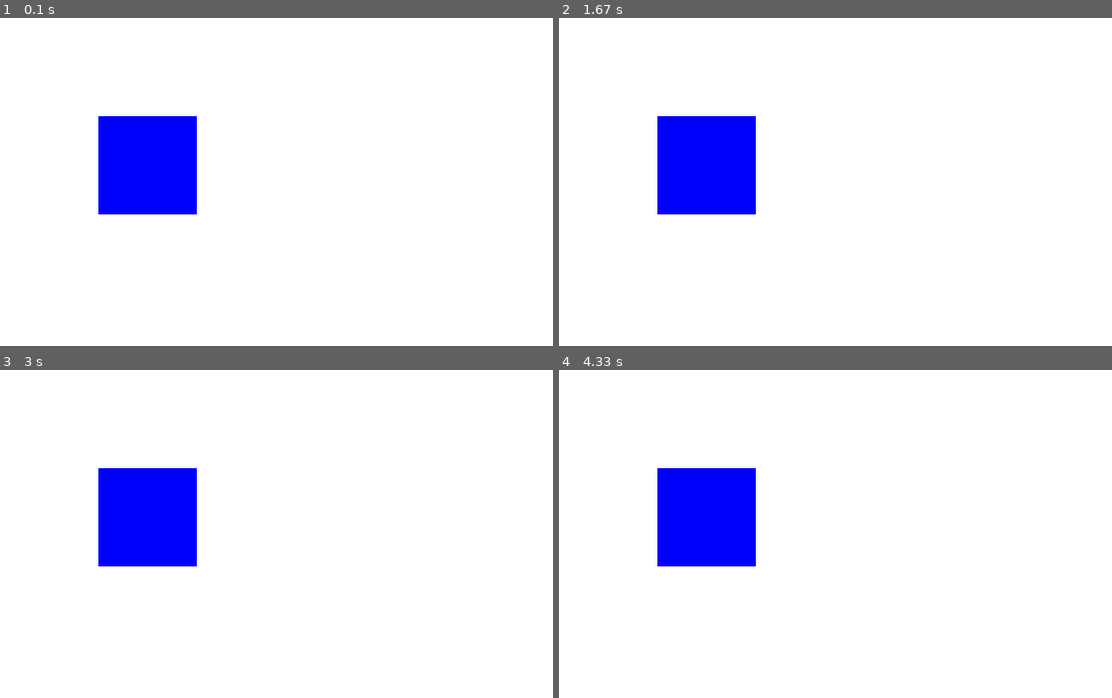
Above: before the commit, frames 1-4 (two rows, left to right).
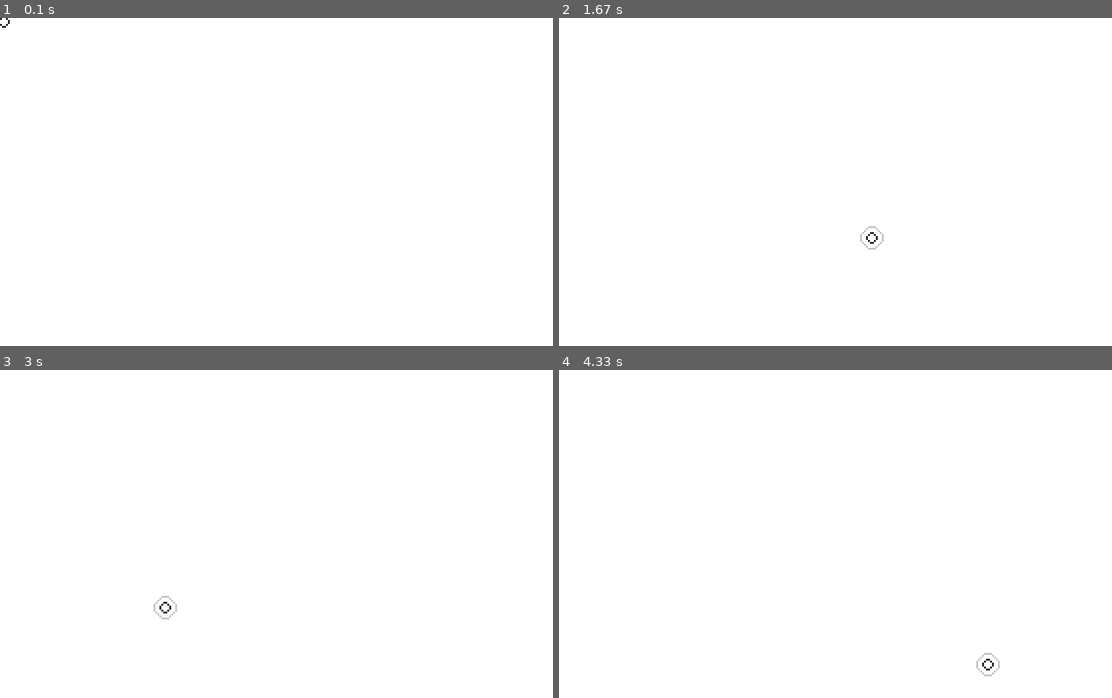
Above: after the commit, the same moments.

Repository: nftrueb/pygame-toolshed
Game: pygame game, started from template.py
Same seed, same stepped clock (60 frames per second), same inputs: the game is played once before the commit and once after it.
Inputs (mouse positions are in pixels of both pictures, inside the frame that each line leads up to):
- Up to frame 1 (0.1 s): no input
- Up to frame 2 (1.67 s): press the mouse at (724, 198) at 0.37 s; move the mouse to (829, 234) at 0.47 s; release the mouse at (935, 273) at 0.6 s; click (675, 277) at 0.72 s; click (885, 77) at 1.05 s; click (874, 237) at 1.38 s
- Up to frame 3 (3 s): click (215, 432) at 1.72 s; click (508, 537) at 2.05 s; click (536, 616) at 2.38 s; click (165, 609) at 2.72 s
- Up to frame 4 (4.33 s): click (780, 648) at 3.05 s; click (1001, 501) at 3.38 s; click (1095, 540) at 3.72 s; click (990, 665) at 4.05 s

The runs differ from the first frame. In frame 1, 5.3% of the frame differs, in the area x 0-36%, y 0-60%; in frame 2, 5.4%, in the area x 17-59%, y 29-71%; in frame 3, 5.4%; in frame 4, 5.4%.

Commit message:
Updated custom mouse class and template

Diff:
--- a/mouse-demo.py
+++ /dev/null
@@ -1,66 +0,0 @@
-import asyncio
-
-import pygame as pg
-
-from toolshed import get_logger
-from toolshed.window import PygameContext
-from toolshed.particles import ParticleManager
-from toolshed.mouse import Mouse
-
-WIDTH, HEIGHT = 320, 180
-
-logger = get_logger()
-
-def custom_handler(mouse: Mouse):
-    mouse.trail_particles = not mouse.trail_particles
-
-class App:
-    def __init__(self):
-        self.pc = PygameContext((WIDTH, HEIGHT), 'Mouse Demo')
-        self.pm = ParticleManager()
-        self.running = True
-
-        self.mouse = Mouse(color=(200,200,200), rad=3, weight=1, click_particles=True, mouse_pressed_event_handler=custom_handler)
-
-    async def run(self):
-        try:
-            while self.running:
-                self.handle_event()
-                self.draw()
-                self.update()
-                await asyncio.sleep(0)
-        except KeyboardInterrupt:
-            logger.info('KeyboardInterrupt recorded... exiting now')
-        except Exception as ex:
-            logger.error(f'Error encounted in main game loop', ex)
-
-        pg.quit()
-        print('Successfully exited program ...')
-
-    def draw(self):
-        mx, my = self.pc.get_event_context().mouse_pos
-        self.pc.frame.fill((255,255,255))
-        self.pm.draw(self.pc.frame)
-        self.mouse.draw(self.pc.frame)
-        self.pc.finish_drawing_frame()
-
-    def update(self):
-        self.mouse.update(self.pc)
-        self.pm.update()
-
-    def handle_event(self):
-        mx, my = self.pc.get_event_context().mouse_pos
-        for event in pg.event.get():
-            self.mouse.handle_event(event, self.pm)
-            if event.type == pg.QUIT:
-                self.running = False
-
-            elif event.type == pg.KEYUP:
-                if event.key == pg.K_ESCAPE:
-                    self.running = False
-
-            elif event.type == pg.MOUSEBUTTONUP:
-                logger.debug(f'Mouse clicked at ({mx:.{2}f}, {my:.{2}f})')
-
-if __name__ == '__main__':
-    asyncio.run(App().run())
--- a/template.py
+++ b/template.py
@@ -4,6 +4,8 @@
 
 from toolshed import get_logger
 from toolshed.window import PygameContext
+from toolshed.particles import ParticleManager
+from toolshed.mouse import Mouse, toggle_mouse_trail
 
 WIDTH, HEIGHT = 320, 180
 
@@ -11,14 +13,26 @@
 
 class App:
     def __init__(self):
-        self.pc = PygameContext((WIDTH, HEIGHT), 'Pygbag Template')
+        self.pc = PygameContext((WIDTH, HEIGHT), 'Template - Change this Title')
+        self.pm = ParticleManager()
         self.running = True
+
+        self.mouse = Mouse(
+            rad=3,
+            outline_color=(50,50,50),
+            fill_color=(200,200,200),
+            particles_color=(200,200,200),
+            click_particles=True,
+            mouse_pressed_event_handler=toggle_mouse_trail
+        )
+        self.mouse.init()
 
     async def run(self):
         try:
             while self.running:
                 self.handle_event()
                 self.draw()
+                self.update()
                 await asyncio.sleep(0)
         except KeyboardInterrupt:
             logger.info('KeyboardInterrupt recorded... exiting now')
@@ -30,12 +44,18 @@
 
     def draw(self):
         self.pc.frame.fill((255,255,255))
-        pg.draw.rect(self.pc.frame, (0,0,255), pg.Rect(50,50,50,50))
+        self.pm.draw(self.pc.frame)
+        self.mouse.draw(self.pc.frame)
         self.pc.finish_drawing_frame()
+
+    def update(self):
+        self.mouse.update(self.pc)
+        self.pm.update()
 
     def handle_event(self):
         mx, my = self.pc.get_event_context().mouse_pos
         for event in pg.event.get():
+            self.mouse.handle_event(event, self.pm)
             if event.type == pg.QUIT:
                 self.running = False
 
--- a/toolshed/mouse.py
+++ b/toolshed/mouse.py
@@ -1,38 +1,46 @@
+from dataclasses import dataclass
+from typing import Tuple, Callable
+
 import pygame as pg
+
+from . import get_logger
 from .window import PygameContext
 from .particles import ParticleManager, PulseParticle
 from .vector import Vector
 
+logger = get_logger()
+
+@dataclass
 class Mouse:
-    def __init__(self,
-                 color=(50,50,50),
-                 rad=8,
-                 weight=2,
-                 click_particles=True,
-                 trail_particles=False,
-                 mouse_pressed_event_handler=None):
-        self.x, self.y = 0, 0
-        self.color = color
-        self.rad = rad
-        self.weight = weight
-        self.click_particles = click_particles
-        self.trail_particles = trail_particles
-        self.mouse_pressed_event_handler = mouse_pressed_event_handler
-        self.pressed = False
+    rad: int
+    x: float = 0
+    y: float = 0
+    outline_color: Tuple[int, int, int] = (50,50,50)
+    fill_color: Tuple[int, int, int] = (50,50,50)
+    particles_color: Tuple[int, int, int] = (50,50,50)
+    weight: int = 1
+    click_particles: bool = False
+    trail_particles: bool = False
+    mouse_pressed_event_handler: Callable = None
+    pressed: bool = False
+    particle_timer: int = 15
 
-        self.timer = 15
-
+    def init(self):
         pg.mouse.set_visible(False)
+        logger.info('Initialized custom cursor and set mouse visible to FALSE')
 
     def pos(self):
         return self.x, self.y
 
     def draw(self, surf):
-        w = 0 if self.pressed else self.weight
-        pg.draw.circle(surf, self.color, self.pos(), self.rad, w)
+        if self.pressed:
+            pg.draw.circle(surf, self.fill_color, self.pos(), self.rad)
+        pg.draw.circle(surf, self.outline_color, self.pos(), self.rad, self.weight)
 
     def update(self, pc: PygameContext):
         self.x, self.y = pc.get_event_context().mouse_pos
+        if pg.mouse.get_visible():
+            pg.mouse.set_visible(False)
 
     def handle_event(self, event: pg.Event, pm: ParticleManager | None = None ):
         rad = self.rad
@@ -52,16 +60,16 @@
             rad *= 0.5
             make_particle = self.trail_particles
 
-        if make_particle:
-            if pm is not None:
-                pm.add_particle(
-                    PulseParticle(
-                        Vector(self.x, self.y),
-                        Vector(0,0),
-                        self.timer,
-                        color=self.color,
-                        rad = rad
-                    )
+        if make_particle and pm is not None:
+            pm.add_particle(
+                PulseParticle(
+                    Vector(self.x, self.y),
+                    Vector(0,0),
+                    self.particle_timer,
+                    color=self.particles_color,
+                    rad = rad
                 )
-            else:
-                logger.info('Indicated mouse to create particles but did not provide ParticleManager')
+            )
+
+def toggle_mouse_trail(mouse: Mouse):
+    mouse.trail_particles = not mouse.trail_particles
